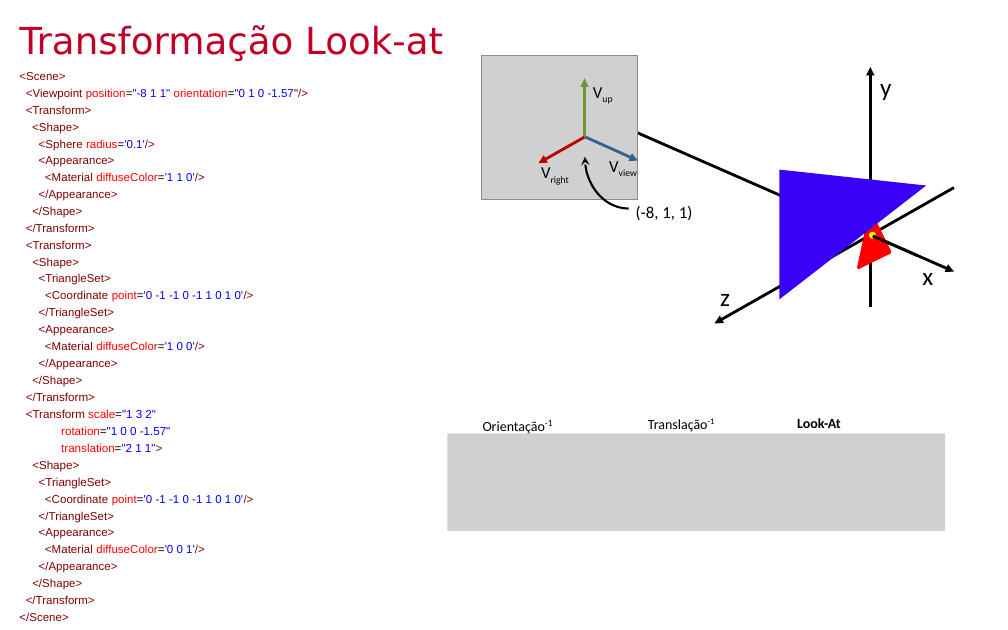
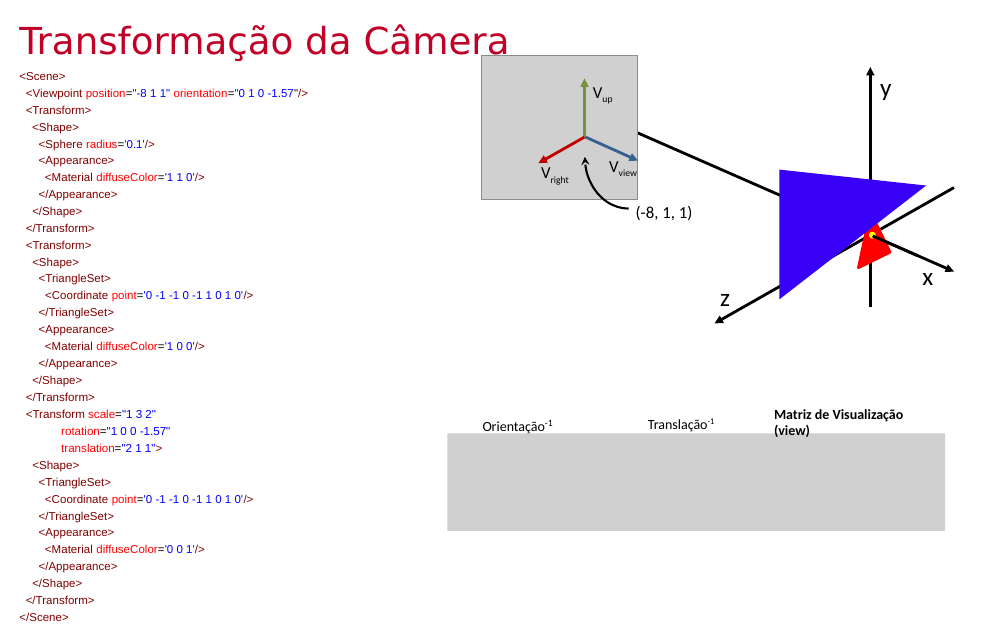
Before and after one commit to lpsoares/ComputacaoGrafica, a slide deck: slide 16 of content/aulas/07-revisao1/aula7_revisao1.pptx. Drawn at 1008x630 pixels with LibreOffice and Linux fonts; fonts in the diff are those of the drawing; grey boxes stand for pictures; background and template pictures are left out. Boxes give left, top, right and bottom in pixels: in the first picture for what was removed or moved away, otherwise in the second. Text is boxed around its words. In the diff, an @@ line names an element or a change of style, - is before the commit and + after.

```diff
--- a/content/aulas/07-revisao1/aula7_revisao1.pptx
+++ b/content/aulas/07-revisao1/aula7_revisao1.pptx
@@ title at (x1=19, y1=24, x2=510, y2=62): text changed @@
-Transformação Look-at
+Transformação da Câmera
@@ text at (x1=774, y1=409, x2=904, y2=437): text changed @@
-Look-At
+Matriz de Visualização (view)
```
Also in this commit, not shown: 9 other slides changed, 1 other file.
